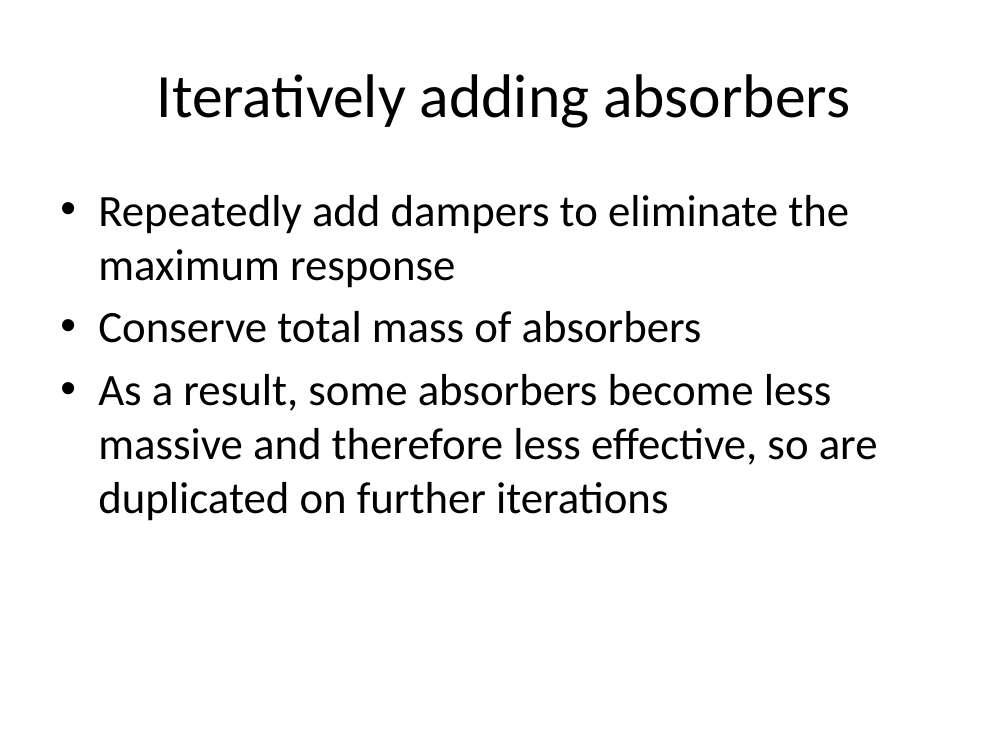
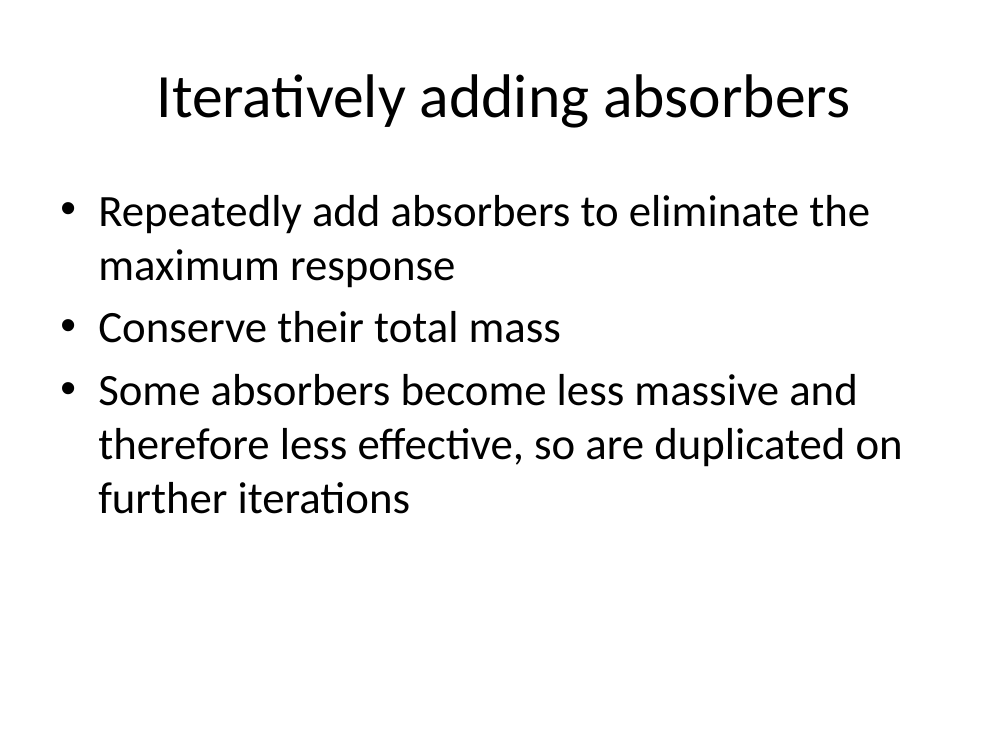
Before and after one commit to eric-wieser/cued-icw, a slide deck: slide 13 of powerpoint.pptx. Drawn at 1008x756 pixels with LibreOffice and Linux fonts; fonts in the diff are those of the drawing. Boxes give left, top, right and bottom in pixels: in the first picture for what was removed or moved away, otherwise in the second. Text is boxed around its words. In the diff, an @@ line names an element or a change of style, - is before the commit and + after.

Commit message:
Updated!

```diff
--- a/powerpoint.pptx
+++ b/powerpoint.pptx
@@ text at (98, 195, 903, 514): text changed @@
-• Repeatedly add dampers to eliminate the maximum response
-• Conserve total mass of absorbers
-• As a result, some absorbers become less massive and therefore less effective, so are duplicated on further iterations
+• Repeatedly add absorbers to eliminate the maximum response
+• Conserve their total mass
+• Some absorbers become less massive and therefore less effective, so are duplicated on further iterations
```
Also in this commit, not shown: 9 other slides changed, 2 slides added, 1 slide removed.
